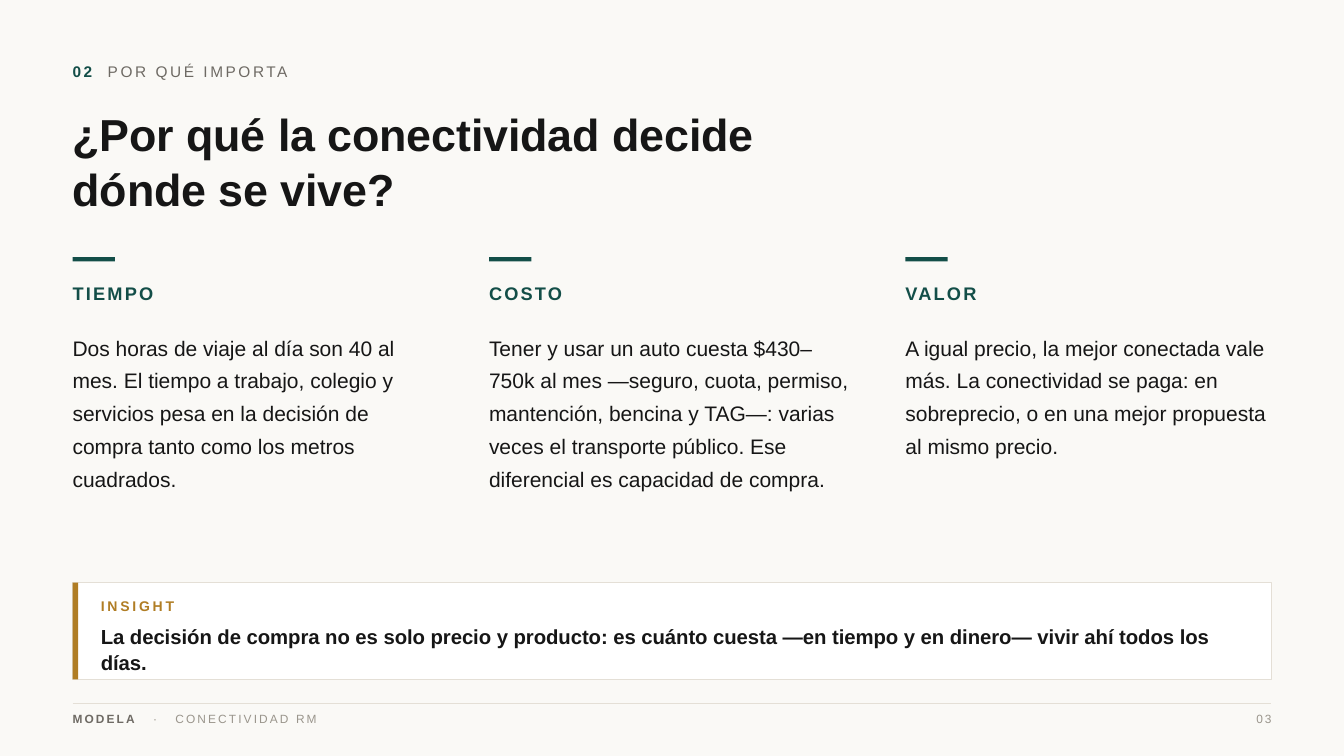
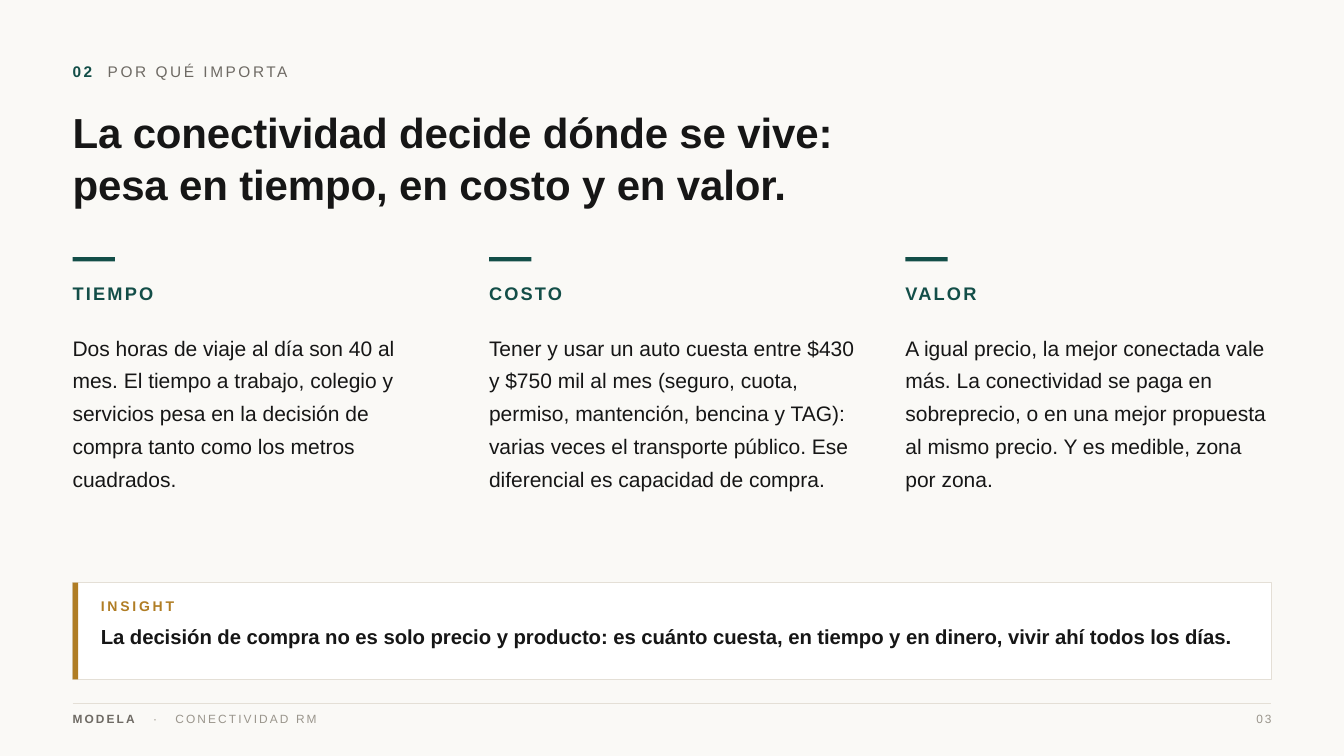
Before and after one commit to modela-simulador/modela-simulador, a slide deck: slide 3 of public/conectividad/Conectividad-Modela.pptx. Drawn at 1344x756 pixels with LibreOffice and Linux fonts; fonts in the diff are those of the drawing. Boxes give left, top, right and bottom in pixels: in the first picture for what was removed or moved away, otherwise in the second. Text is boxed around its words. In the diff, an @@ line names an element or a change of style, - is before the commit and + after.

```diff
--- a/public/conectividad/Conectividad-Modela.pptx
+++ b/public/conectividad/Conectividad-Modela.pptx
@@ text at [73,117,832,208]: text changed; size 32 to 30 pt @@
-¿Por qué la conectividad decide
-dónde se vive?
+La conectividad decide dónde se vive:
+pesa en tiempo, en costo y en valor.
@@ text at [489,340,854,491]: text changed @@
-Tener y usar un auto cuesta $430–750k al mes —seguro, cuota, permiso, mantención, bencina y TAG—: varias veces el transporte público. Ese diferencial es capacidad de compra.
+Tener y usar un auto cuesta entre $430 y $750 mil al mes (seguro, cuota, permiso, mantención, bencina y TAG): varias veces el transporte público. Ese diferencial es capacidad de compra.
@@ text at [905,340,1265,491]: text changed @@
-A igual precio, la mejor conectada vale más. La conectividad se paga: en sobreprecio, o en una mejor propuesta al mismo precio.
+A igual precio, la mejor conectada vale más. La conectividad se paga en sobreprecio, o en una mejor propuesta al mismo precio. Y es medible, zona por zona.
@@ text at [101,629,1231,649]: text changed @@
-La decisión de compra no es solo precio y producto: es cuánto cuesta —en tiempo y en dinero— vivir ahí todos los días.
+La decisión de compra no es solo precio y producto: es cuánto cuesta, en tiempo y en dinero, vivir ahí todos los días.
```
Also in this commit, not shown: 14 other slides changed, 3 slides added, 4 slides removed, 39 other files.
